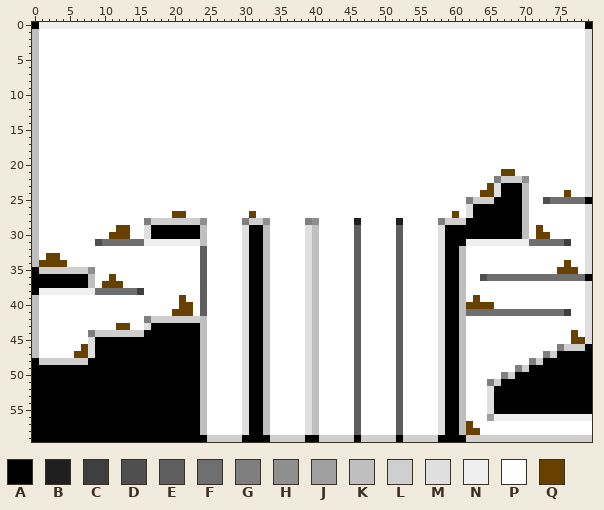
Sprite sheet, stored at source/level_data/layouts/level1.png. That is the earlier state.
The file is 80x60 pixels.
Palette (. is transparent): A #000000  B #1f1f1f  C #3f3f3f  D #4f4f4f  E #5f5f5f  F #6f6f6f  G #7f7f7f  H #8f8f8f  J #9f9f9f  K #bfbfbf  L #cfcfcf  M #dfdfdf  N #efefef  P #ffffff  Q #684000
After the commit:
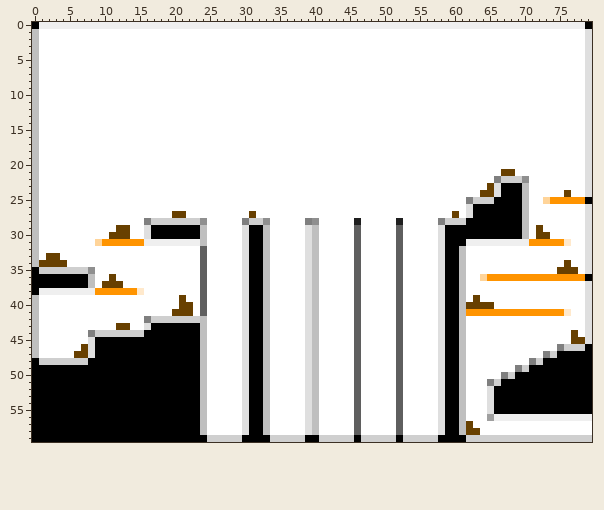
Changes in this commit:
colour C: #3f3f3f -> #ffe9cc
colour D: #4f4f4f -> #ffd499
colour F: #6f6f6f -> #ff9400
Boxes around the changes in both pictures, in picture pixels (x1, y1, x2, y2):
changed: (543, 197, 585, 204)
changed: (95, 239, 144, 246)
changed: (529, 239, 571, 246)
changed: (466, 274, 585, 316)
changed: (95, 288, 144, 295)
